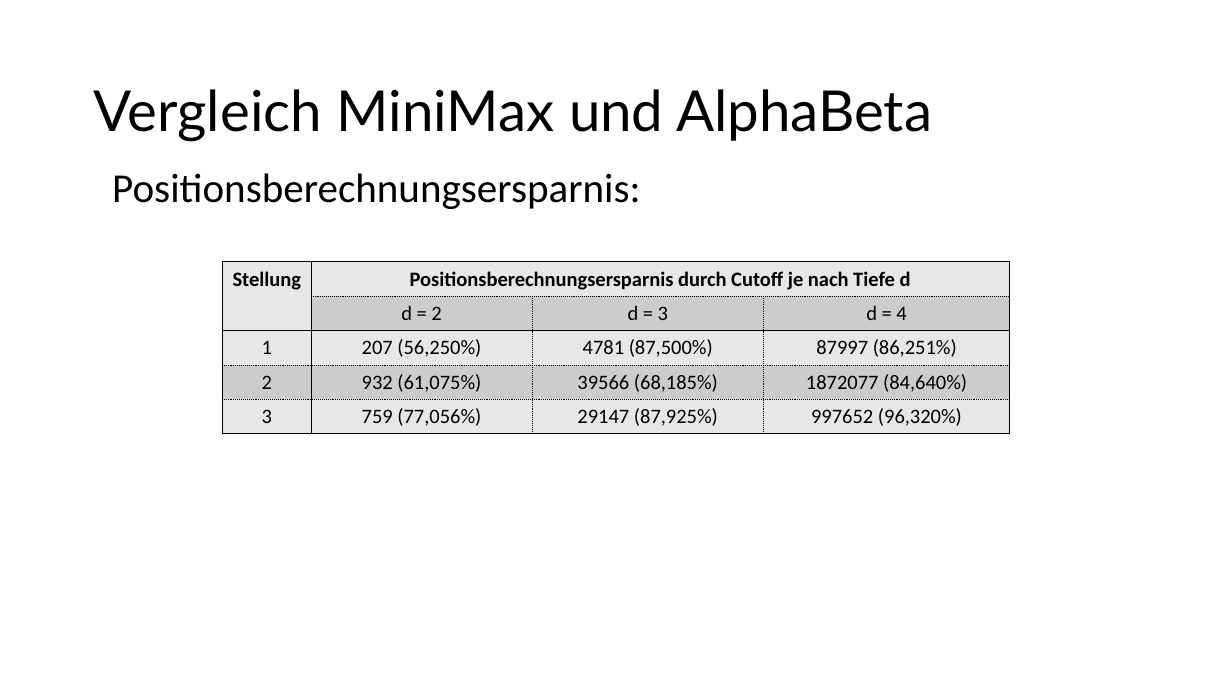
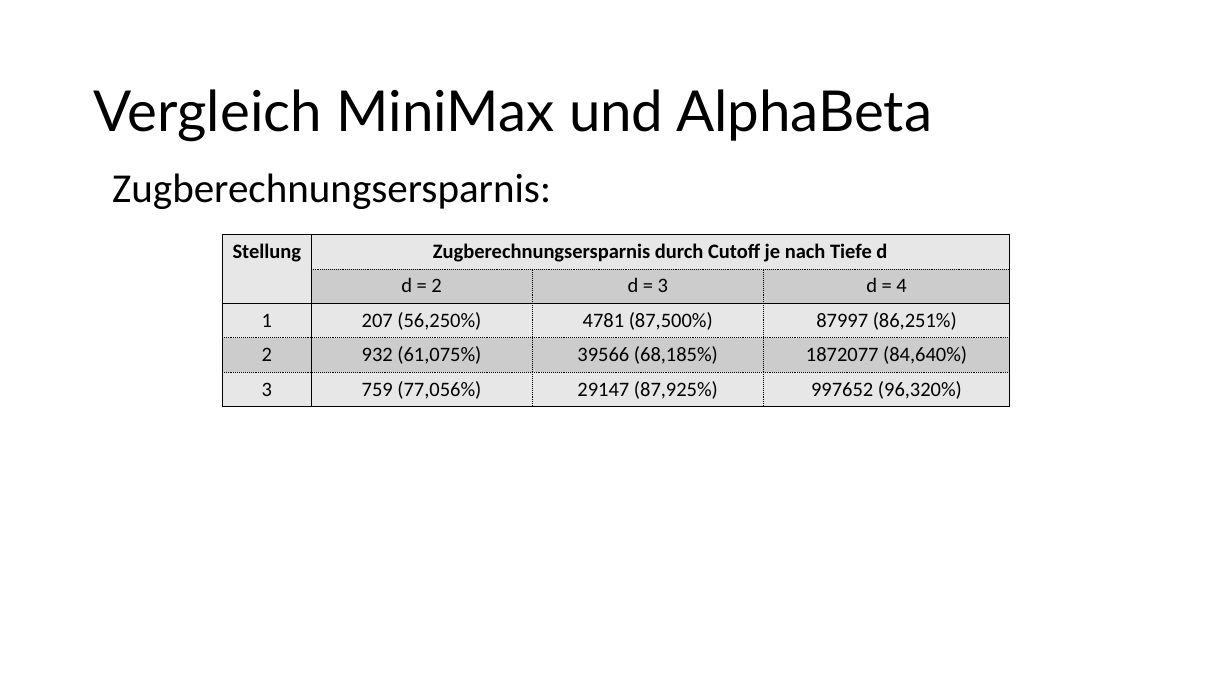
Before and after one commit to patrickzda/chess_engine, a slide deck: slide 7 of PJ_KI_MST2.pptx (slide 9 before the commit). Drawn at 1232x693 pixels with LibreOffice and Linux fonts; fonts in the diff are those of the drawing. Boxes give left, top, right and bottom in pixels: in the first picture for what was removed or moved away, otherwise in the second. Text is boxed around its words. In the diff, an @@ line names an element or a change of style, - is before the commit and + after.

```diff
--- a/PJ_KI_MST2.pptx
+++ b/PJ_KI_MST2.pptx
@@ text at box(112, 173, 551, 209): text changed @@
-Positionsberechnungsersparnis:
+Zugberechnungsersparnis:
@@ table at box(223, 235, 1010, 404) @@
-row 1, column 2: Positionsberechnungsersparnis durch Cutoff je nach Tiefe d
+row 1, column 2: Zugberechnungsersparnis durch Cutoff je nach Tiefe d
@@ table: place and size @@
-table at box(223, 262, 1010, 431)
+table at box(223, 235, 1010, 404)
```
Also in this commit, not shown: 3 other slides changed, 2 slides removed, 4 other files.
